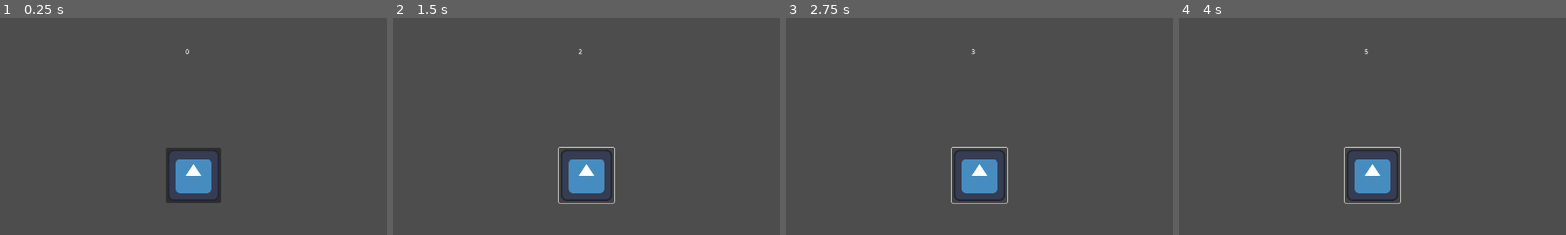
Above: before the commit, frames 1-4 (left to right).
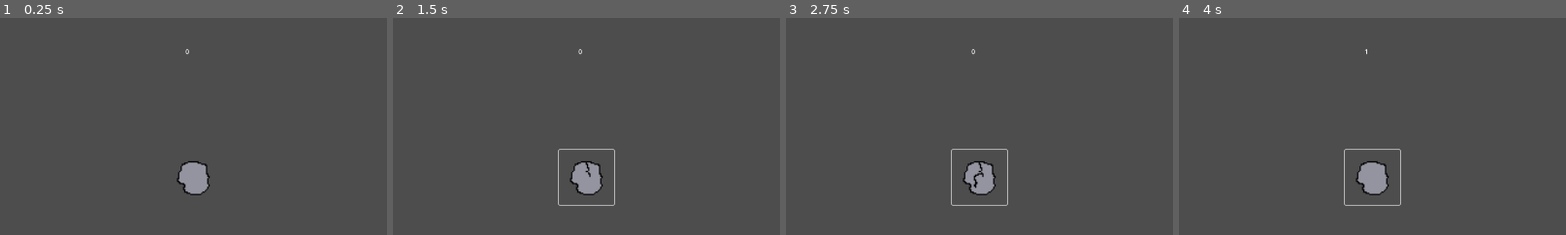
Above: after the commit, the same moments.

Repository: alstonStone/BoulderBreakerz
Game: Godot game, scene res://Scenes/game.tscn
The game is run twice, just before and just after one commit, with the same random seed, the same clock (stepped at 60 frames per second) and the same inputs. The engine's default icon, where the game draws it, is replaced by a stand-in: a white triangle on a blue panel in a dark square.
Inputs (mouse positions are % of the whole screen's width and height, from its top left):
- Up to frame 1 (0.25 s): no input
- Up to frame 2 (1.5 s): click (50, 50) at 0.5 s; click (50, 50) at 1.25 s
- Up to frame 3 (2.75 s): click (50, 50) at 2 s
- Up to frame 4 (4 s): tap Enter at 2.75 s; tap Space at 3.5 s
The pictures show only the part of the screen within x 25-75%, y 13-63%; the shares and areas given below are measured in that part.

The runs differ from the first frame. In frame 1, 2.4% of the frame differs, in the area x 42-58%, y 59-86%; in frame 2, 2.2%; in frame 3, 2.2%; in frame 4, 2.2%.

Commit message:
good progress!!! added boulder animation added adjusted point system

Diff:
--- a/Scenes/game.tscn
+++ b/Scenes/game.tscn
@@ -1,8 +1,9 @@
-[gd_scene load_steps=4 format=3 uid="uid://vhwr1gajsdqv"]
+[gd_scene load_steps=5 format=3 uid="uid://vhwr1gajsdqv"]
 
 [ext_resource type="Script" path="res://Scripts/game.gd" id="1_5mub3"]
-[ext_resource type="Texture2D" uid="uid://cp8w1sf10jo41" path="res://icon.svg" id="1_c1b0a"]
+[ext_resource type="Script" path="res://Scripts/Boulder.gd" id="3_c4ujr"]
 [ext_resource type="Script" path="res://Scripts/ScoreLabel.gd" id="3_hg1ow"]
+[ext_resource type="Texture2D" uid="uid://ptp5f4qb5xt1" path="res://Assets/BasicRock.png" id="4_ycgrg"]
 
 [node name="Game" type="CanvasLayer"]
 script = ExtResource("1_5mub3")
@@ -14,14 +15,22 @@
 anchor_right = 0.5
 anchor_bottom = 0.5
 offset_left = -68.0
-offset_top = -73.0
+offset_top = -68.0
 offset_right = 68.0
-offset_bottom = 63.0
+offset_bottom = 68.0
 grow_horizontal = 2
 grow_vertical = 2
 action_mode = 0
-icon = ExtResource("1_c1b0a")
+flat = true
 icon_alignment = 1
+script = ExtResource("3_c4ujr")
+
+[node name="BoulderImage" type="Sprite2D" parent="Boulder"]
+position = Vector2(69, 70)
+scale = Vector2(3, 3)
+texture = ExtResource("4_ycgrg")
+hframes = 2
+vframes = 3
 
 [node name="ScoreLabel" type="Label" parent="."]
 anchors_preset = -1
@@ -39,4 +48,4 @@
 "
 script = ExtResource("3_hg1ow")
 
-[connection signal="pressed" from="Boulder" to="ScoreLabel" method="_on_boulder_pressed"]
+[connection signal="pressed" from="Boulder" to="Boulder" method="_on_pressed"]
--- /dev/null
+++ b/Scripts/Boulder.gd
@@ -0,0 +1,29 @@
+extends Button
+
+
+var startingHealth = 5
+var health = startingHealth
+var reward = 1
+
+@onready var image = $BoulderImage
+
+# Called when the node enters the scene tree for the first time.
+func _ready():
+	pass # Replace with function body.
+
+# Called every frame. 'delta' is the elapsed time since the previous frame.
+func _process(delta):
+	pass
+
+func _on_pressed():
+	health -= Game.hitDamage
+	image.frame += 1
+	if health <=0:
+		#reset health
+		health = startingHealth
+		image.frame += 1
+		await get_tree().create_timer(0.1).timeout
+		#add reward to cash
+		Game.score += reward
+				#rest image
+		image.frame = 0
Binary file added: Assets/BasicRock.png
Not shown, added: Assets/BasicRock.png.import
Binary file added: Assets/GreenGem.png
Not shown, added: Assets/GreenGem.png.import
Binary file added: Assets/GreenRock.png
Not shown, added: Assets/GreenRock.png.import
